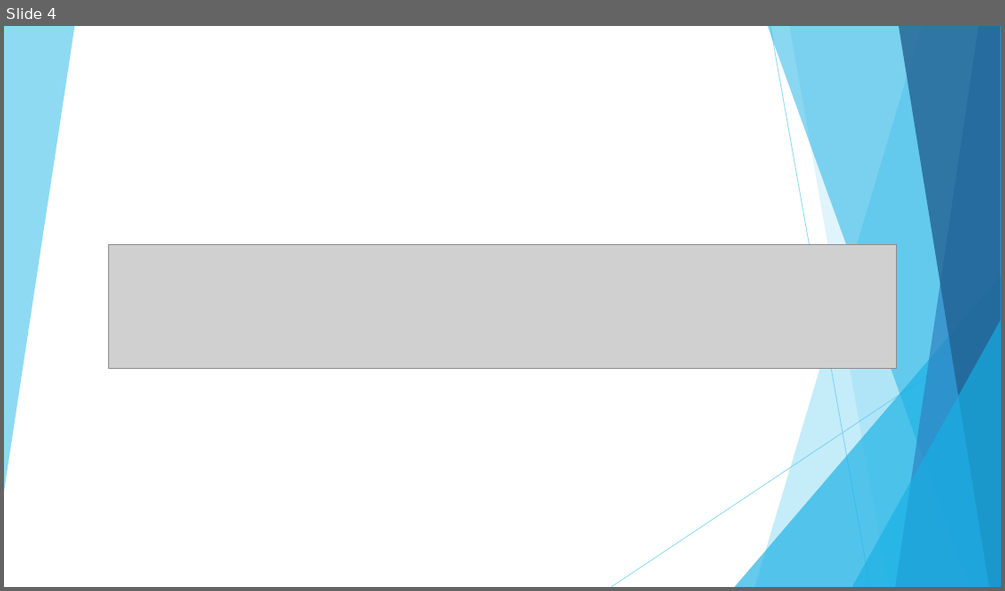
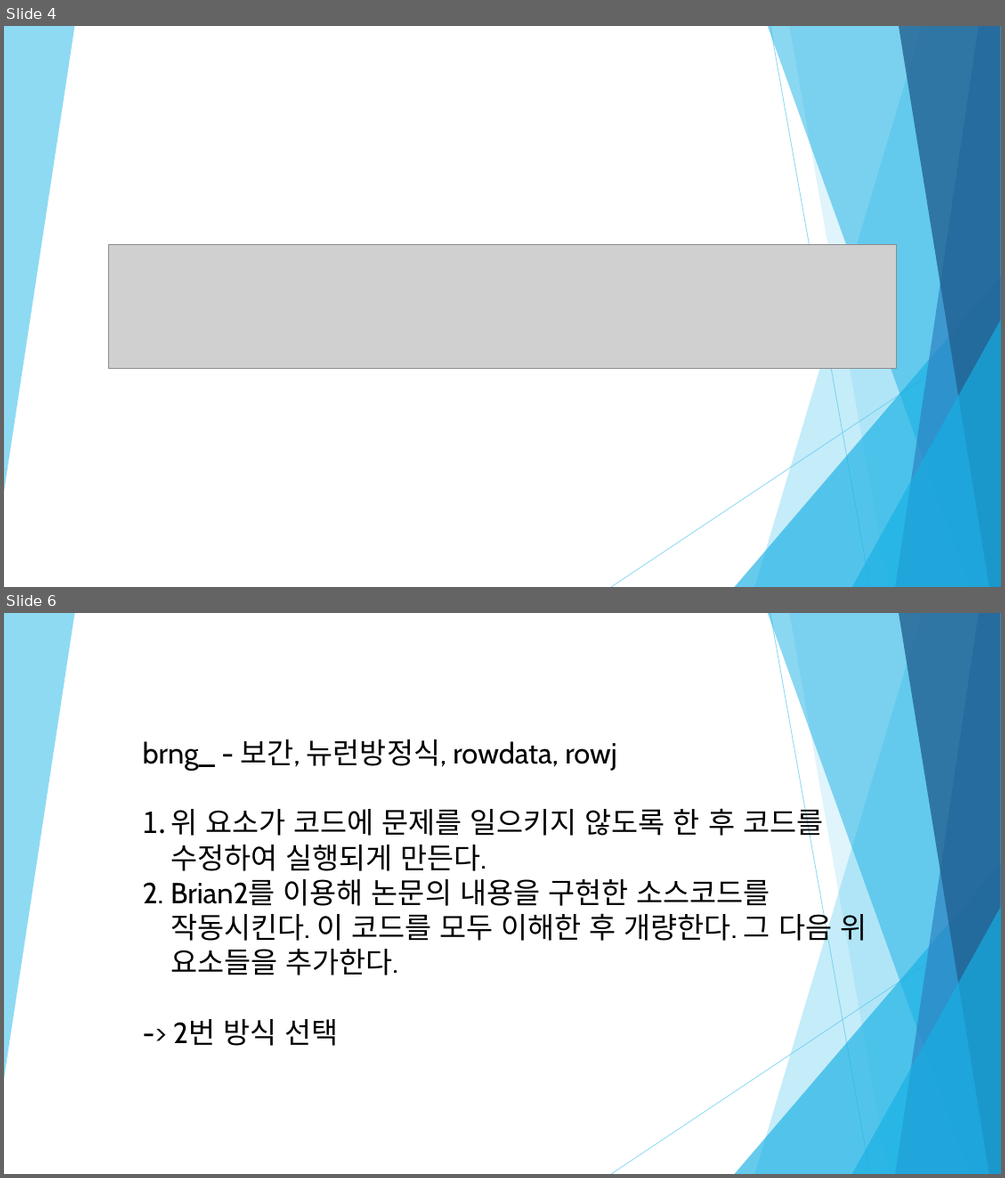
Before and after one commit to NeuromorphicComputingSystem-Lab/brian, a slide deck: files/presentation/ppt/brng_stoc_snn.py 발표/2021-11-08 brng_stoc_snn.py 발표자료.pptx. Shown one above the other, each under a label of ours: slide 4 before the commit, slides 4 and 6 after it; the slides between them are not shown. The pictures are 1005x591 and 1005x1178 pixels, drawn with LibreOffice and Linux fonts; fonts in the diff are those of the drawing; grey boxes stand for pictures. Boxes give left, top, right and bottom in pixels: in the first picture for what was removed or moved away, otherwise in the second. Text is boxed around its words. In the diff, an @@ line names an element or a change of style, - is before the commit and + after.

```diff
--- a/files/presentation/ppt/brng_stoc_snn.py 발표/2021-11-08 brng_stoc_snn.py 발표자료.pptx
+++ b/files/presentation/ppt/brng_stoc_snn.py 발표/2021-11-08 brng_stoc_snn.py 발표자료.pptx
@@ slide 6 added at box(4, 613, 1001, 1174), background #FFFFFF; not listed: 10 template elements that a slide beside it also shows @@
@@ text added at box(143, 739, 866, 1046), 28 pt, text #000000 @@
+brng_ - 보간, 뉴런방정식, rowdata, rowj
+1. 위 요소가 코드에 문제를 일으키지 않도록 한 후 코드를 수정하여 실행되게 만든다.
+2. Brian2를 이용해 논문의 내용을 구현한 소스코드를 작동시킨다. 이 코드를 모두 이해한 후 개량한다. 그 다음 위 요소들을 추가한다.
+-> 2번 방식 선택
```
Also in this commit, not shown: 5 other slides added, 6 slides removed.
